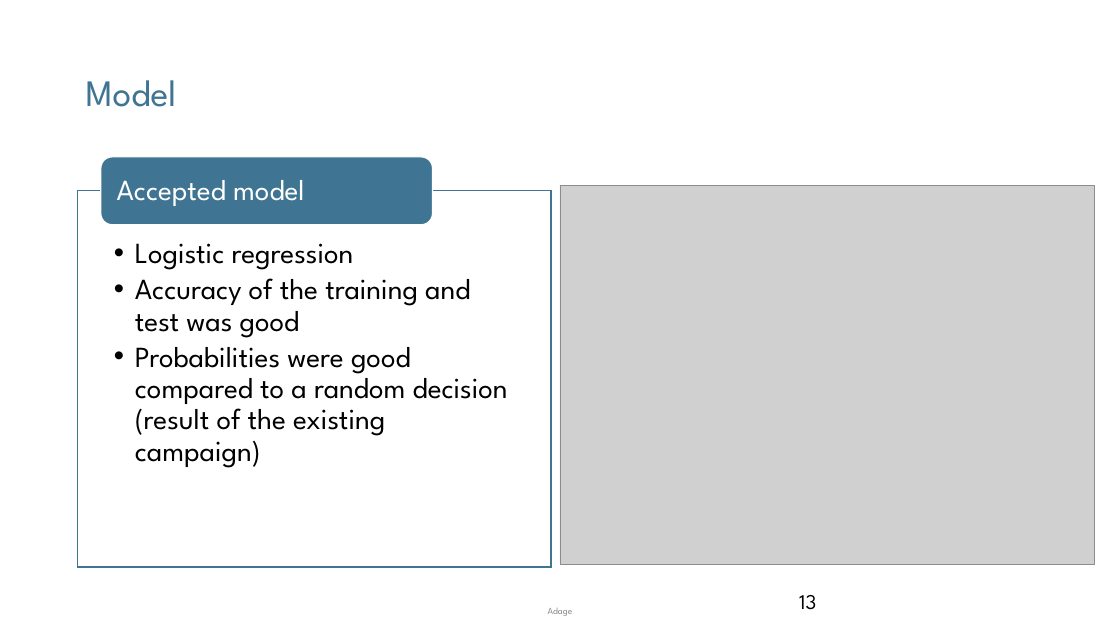
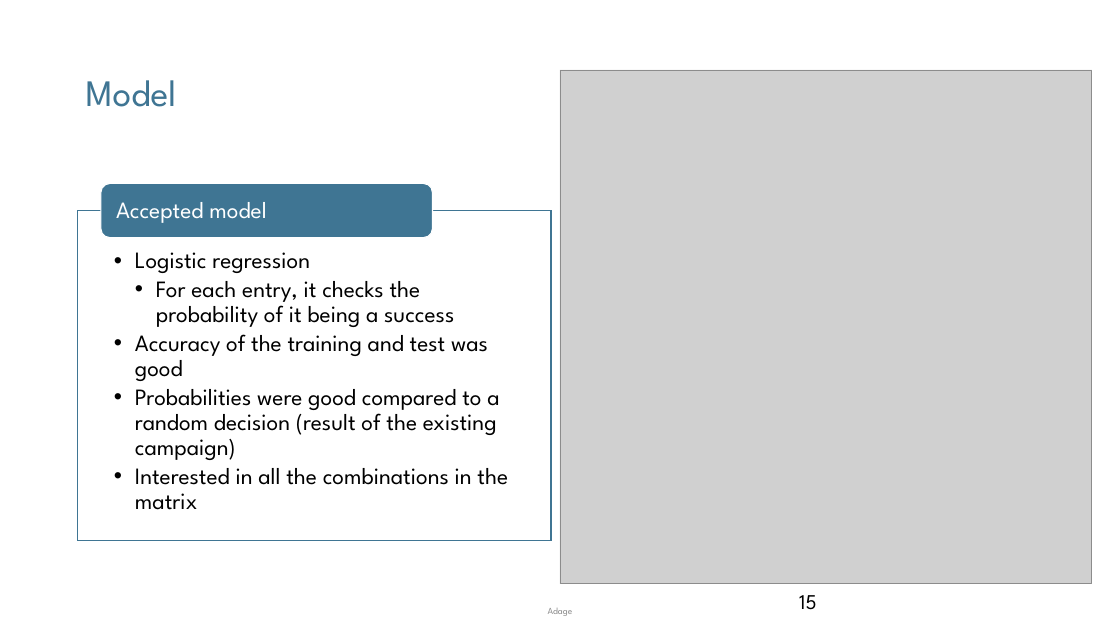
Before and after one commit to mnikolop/case1-bank, a slide deck: slide 15 of presentations/Deliverable.pptx (slide 13 before the commit). Drawn at 1120x630 pixels with LibreOffice and Linux fonts; fonts in the diff are those of the drawing; grey boxes stand for pictures; background and template pictures are left out. Boxes give left, top, right and bottom in pixels: in the first picture for what was removed or moved away, otherwise in the second. Text is boxed around its words. In the diff, an @@ line names an element or a change of style, - is before the commit and + after.

```diff
--- a/presentations/Deliverable.pptx
+++ b/presentations/Deliverable.pptx
@@ picture: place and size @@
-picture at (560, 185, 1095, 564)
+picture at (560, 70, 1092, 584)
@@ rounded rectangle: place and size @@
-rounded rectangle at (101, 157, 433, 225)
+rounded rectangle at (101, 183, 433, 238)
@@ text "Accepted model": place and size @@
-text "Accepted model" at (117, 180, 305, 206)
+text "Accepted model" at (116, 202, 266, 223)
@@ text "Accepted model" at (116, 202, 266, 223): size 25 to 20 pt; less space between paragraphs @@
@@ rectangle: place and size @@
-rectangle at (77, 191, 551, 567)
+rectangle at (77, 211, 551, 541)
@@ text "Logistic regression": place and size @@
-text "Logistic regression" at (135, 243, 508, 468)
+text "Logistic regression" at (135, 252, 508, 510)
@@ text at (135, 252, 499, 460): size 25 to 20 pt in "Logistic regression", "Accuracy of the training and test was ...", "Probabilities were good compared to a random ..." @@
@@ text at (156, 281, 454, 327): paragraph added @@
+    • For each entry, it checks the probability of it being a success
@@ text at (135, 468, 508, 510): paragraph added @@
+  • Interested in all the combinations in the matrix
@@ page number at (799, 595, 816, 610): text changed @@
-13
+15
```
Also in this commit, not shown: 8 other slides changed, 5 slides added, 1 slide removed, 3 other files.
